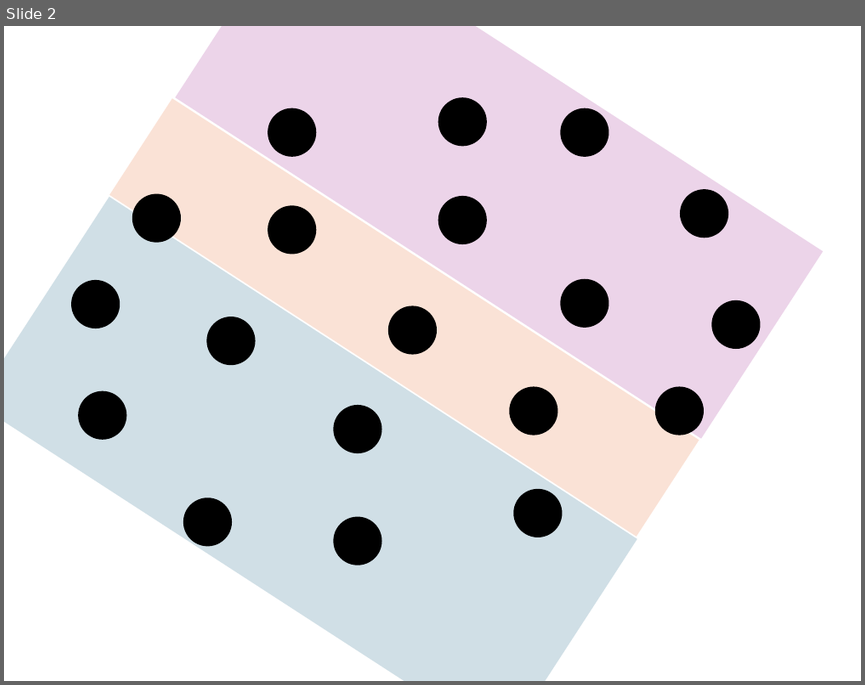
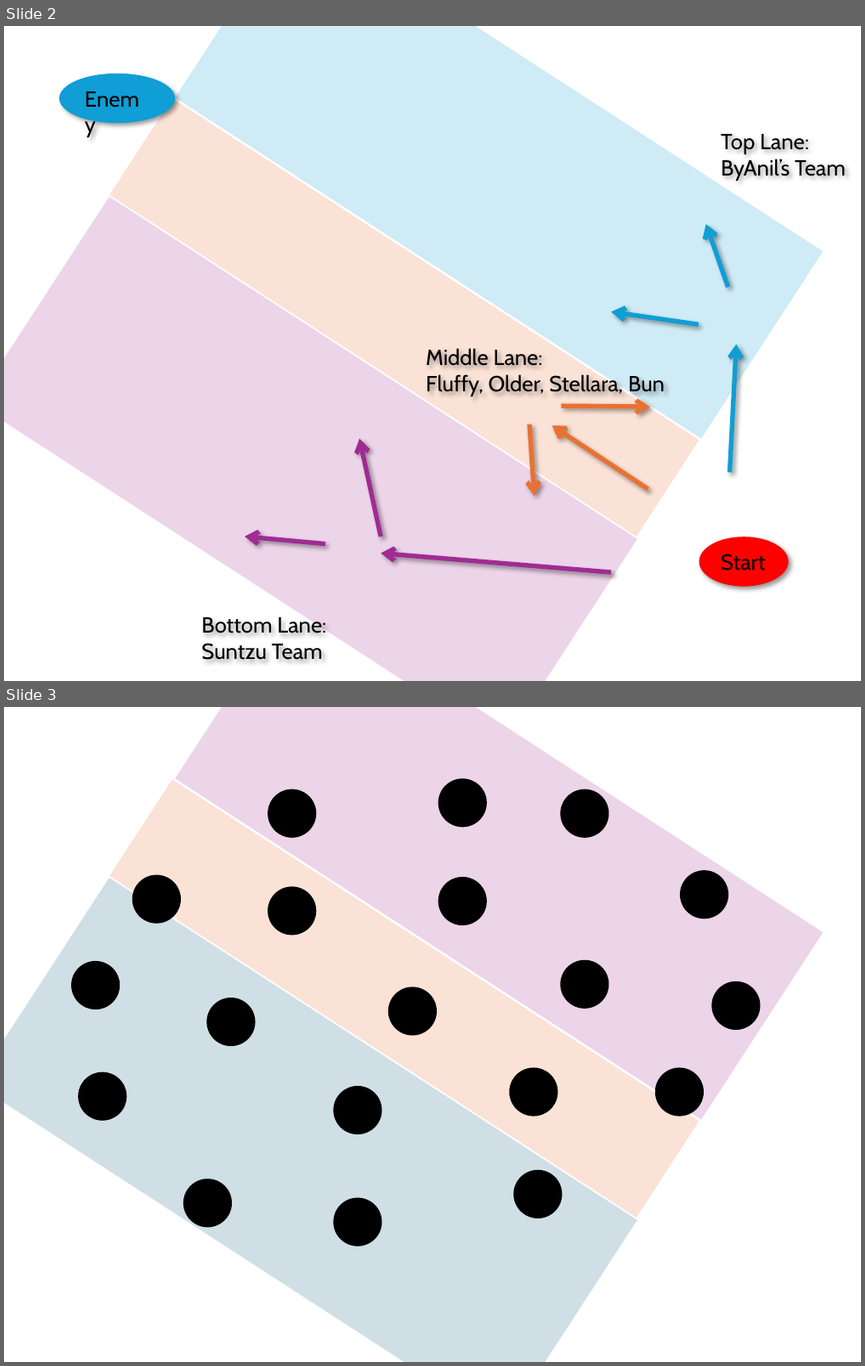
Before and after one commit to SergachevYuri/rok-suite, a slide deck: apps/web/public/aoo-map.pptx. Shown one above the other, each under a label of ours: slide 2 before the commit, slides 2 and 3 after it. The pictures are 865x685 and 865x1366 pixels, drawn with LibreOffice and Linux fonts; fonts in the diff are those of the drawing; background and template pictures are left out. Boxes give left, top, right and bottom in pixels: in the first picture for what was removed or moved away, otherwise in the second. Text is boxed around its words. In the diff, an @@ line names an element or a change of style, - is before the commit and + after.

```diff
--- a/apps/web/public/aoo-map.pptx
+++ b/apps/web/public/aoo-map.pptx
@@ slide 2 added at box(4, 26, 861, 681), background picture (left out) @@
@@ rectangle added at box(175, 26, 823, 439), fill #0F9ED5 at 20% opacity @@
@@ ellipse added at box(59, 74, 175, 123), fill #0F9ED5, 18 pt, text #000000 @@
+Enemy
@@ rectangle added at box(109, 98, 699, 538), fill #E97132 at 20% opacity @@
@@ text added at box(721, 134, 846, 180), 18 pt, text #000000 @@
+Top Lane:
+ByAnil’s Team
@@ rectangle added at box(4, 197, 637, 681), fill #A02B93 at 20% opacity @@
@@ arrow added from (728, 288) to (706, 224), #0F9ED5 3.75 pt @@
@@ arrow added from (698, 325) to (611, 312), #0F9ED5 3.75 pt @@
@@ text added at box(426, 349, 664, 397), 18 pt, text #000000 @@
+Middle Lane:
+Fluffy, Older, Stellara, Bun
@@ arrow added from (730, 473) to (736, 344), #0F9ED5 3.75 pt @@
@@ arrow added from (561, 406) to (650, 407), #E97132 3.75 pt @@
@@ arrow added from (529, 425) to (534, 496), #E97132 3.75 pt @@
@@ arrow added from (648, 489) to (552, 426), #E97132 3.75 pt @@
@@ arrow added from (381, 538) to (360, 438), #A02B93 3.75 pt @@
@@ arrow added from (324, 544) to (245, 538), #A02B93 3.75 pt @@
@@ arrow added from (611, 573) to (381, 554), #A02B93 3.75 pt @@
@@ ellipse added at box(699, 538, 789, 587), fill #FF0000, 18 pt, text #000000 @@
+Start
@@ text added at box(201, 618, 326, 660), 18 pt, text #000000 @@
+Bottom Lane:
+Suntzu Team
@@ what was slide 2 is now slide 3 @@
```
Also in this commit, not shown: 1 slide changed, 1 other file.
